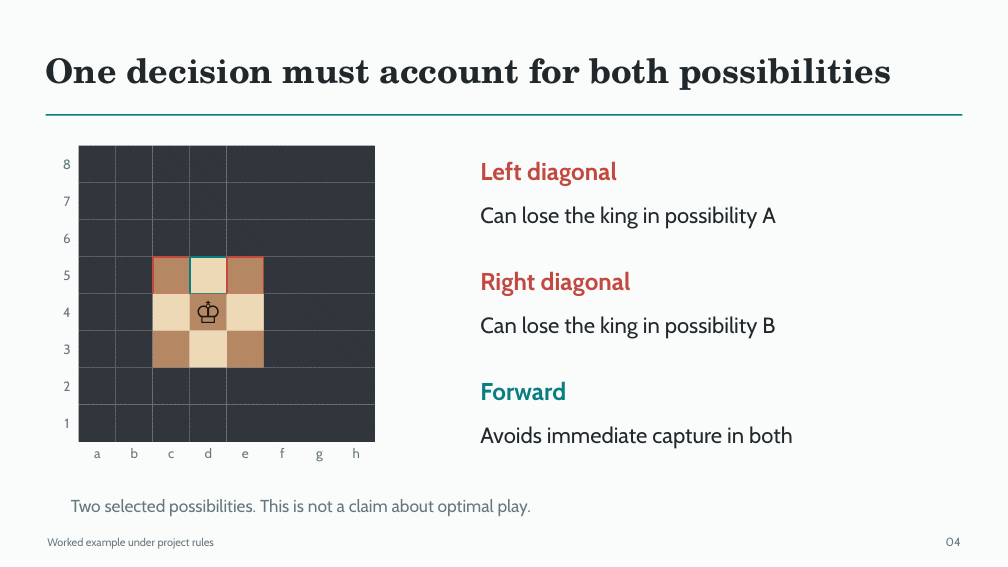
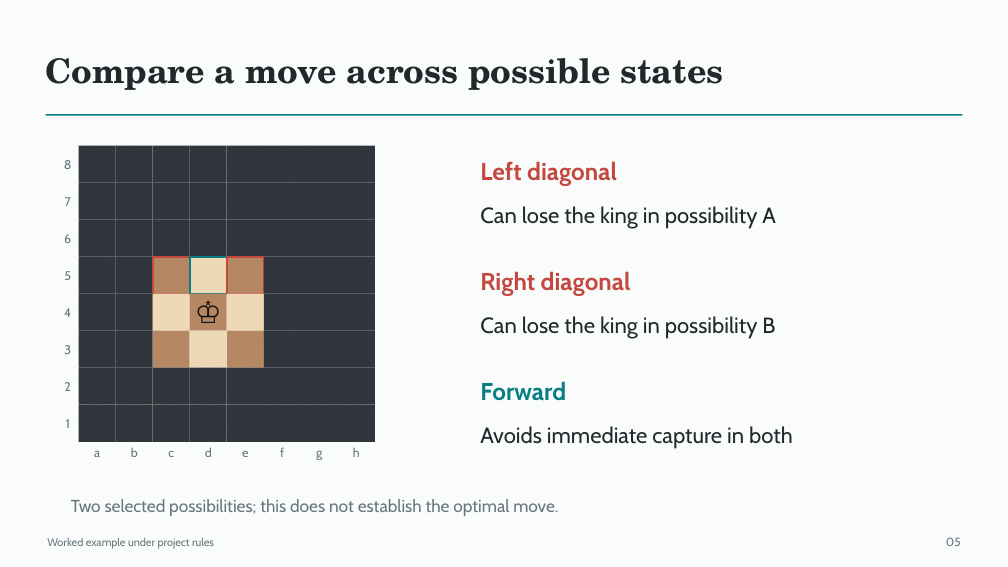
Before and after one commit to Mr-Teal/CS5446_project, a slide deck: slide 5 of docs/drafts/presentation-draft.pptx (slide 4 before the commit). Drawn at 1008x567 pixels with LibreOffice and Linux fonts; fonts in the diff are those of the drawing. Boxes give left, top, right and bottom in pixels: in the first picture for what was removed or moved away, otherwise in the second. Text is boxed around its words. In the diff, an @@ line names an element or a change of style, - is before the commit and + after.

```diff
--- a/docs/drafts/presentation-draft.pptx
+++ b/docs/drafts/presentation-draft.pptx
@@ text at (46,58,724,90): text changed @@
-One decision must account for both possibilities
+Compare a move across possible states
@@ size 12.8 to 12 pt in 3 elements at (66,419,70,428), (316,451,322,460), (353,447,360,457) @@
@@ text at (71,499,558,516): text changed @@
-Two selected possibilities. This is not a claim about optimal play.
+Two selected possibilities; this does not establish the optimal move.
@@ text at (946,537,961,546): text changed @@
-04
+05
```
Also in this commit, not shown: 7 other slides changed, 8 slides added, 5 slides removed, 3 other files.
